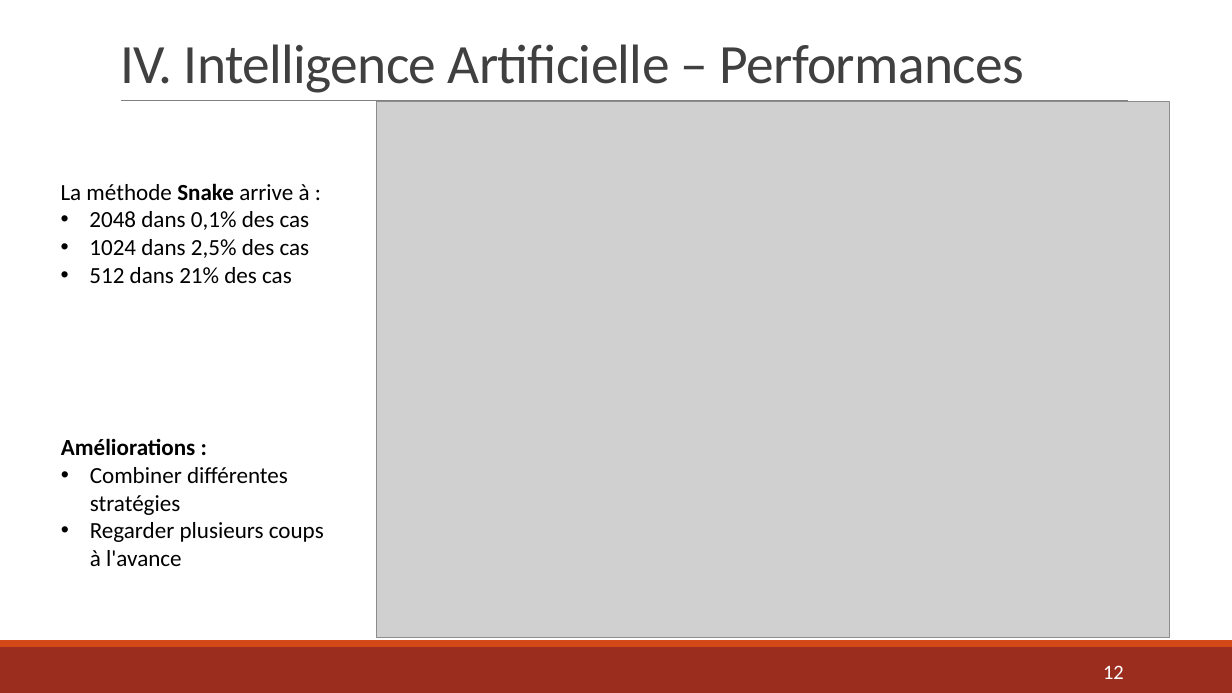
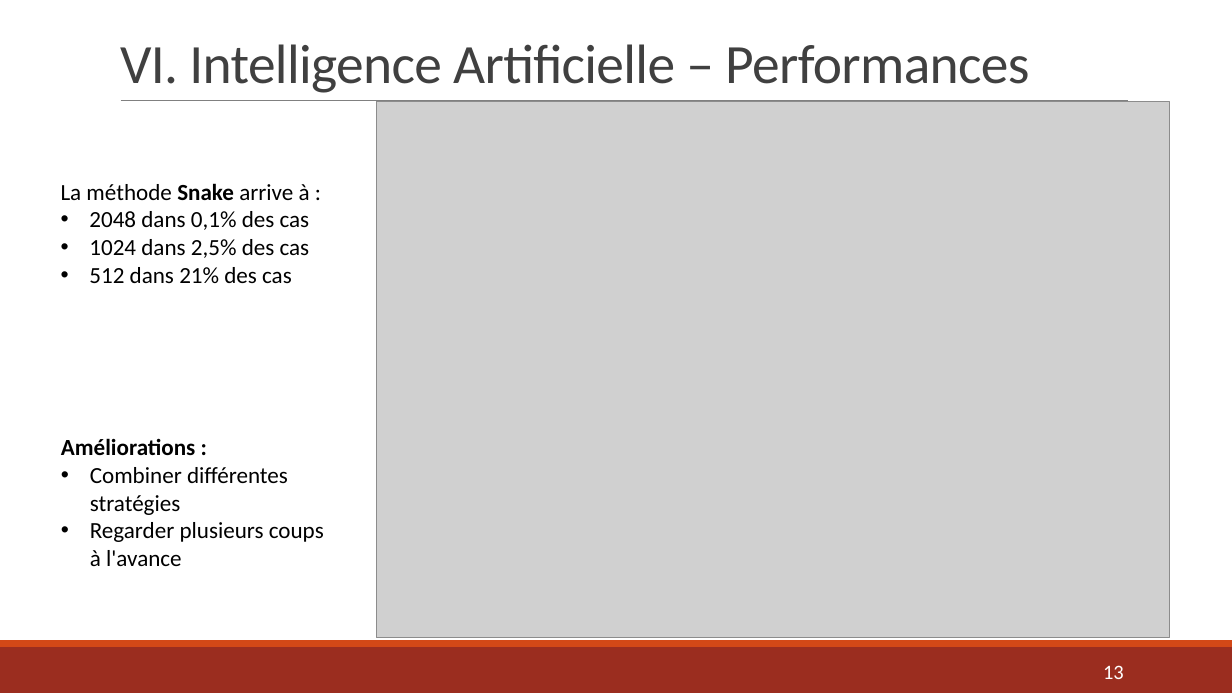
Before and after one commit to AlexandraDarco/prog_2048, a slide deck: slide 13 of Projet Info – Jeu 2048.pptx (slide 12 before the commit). Drawn at 1232x693 pixels with LibreOffice and Linux fonts; fonts in the diff are those of the drawing; grey boxes stand for pictures. Boxes give left, top, right and bottom in pixels: in the first picture for what was removed or moved away, otherwise in the second. Text is boxed around its words. In the diff, an @@ line names an element or a change of style, - is before the commit and + after.

```diff
--- a/Projet Info – Jeu 2048.pptx
+++ b/Projet Info – Jeu 2048.pptx
@@ title at [120,44,1029,93]: text changed @@
-IV. Intelligence Artificielle – Performances
+VI. Intelligence Artificielle – Performances
@@ page number at [1103,665,1124,679]: text changed @@
-12
+13
```
